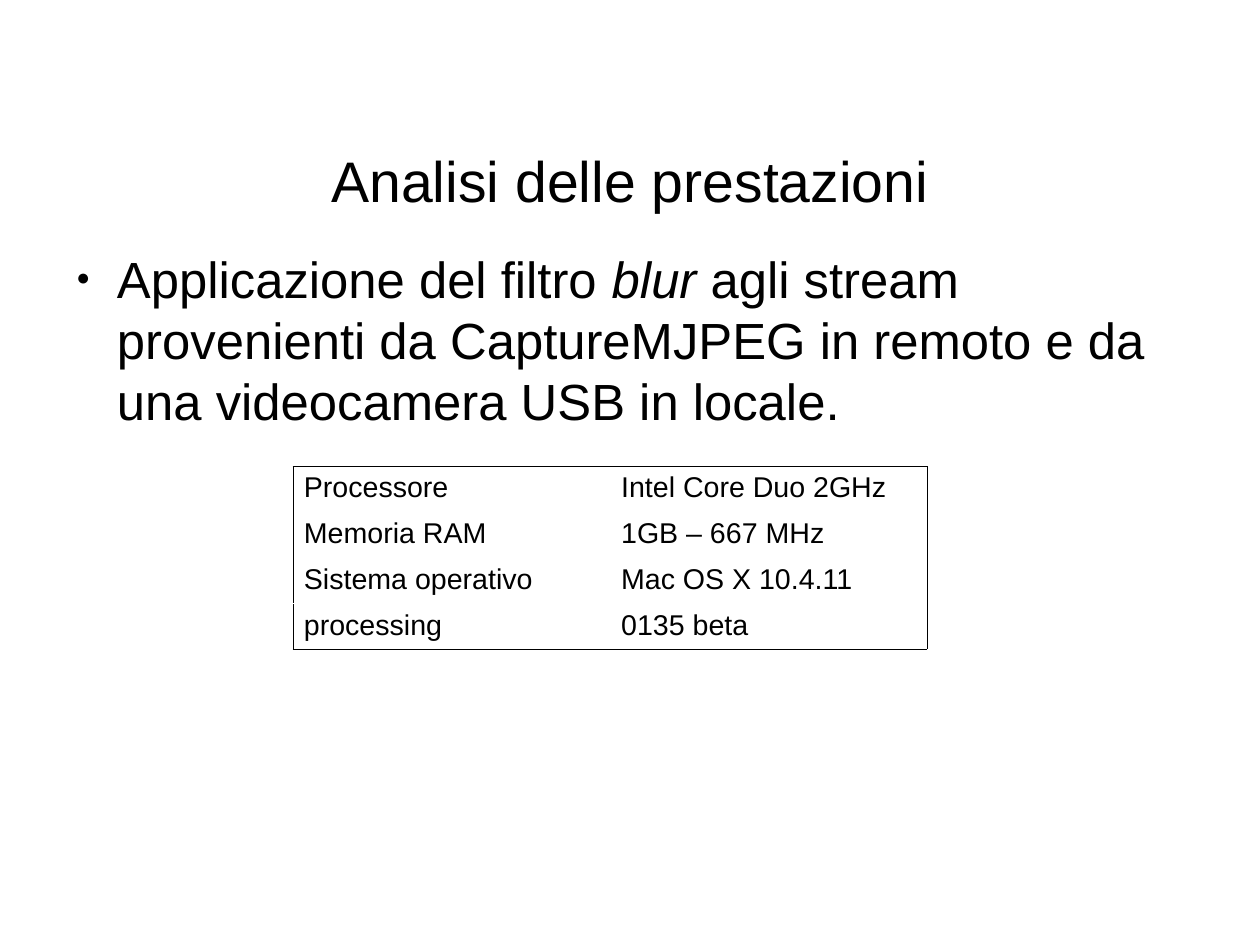
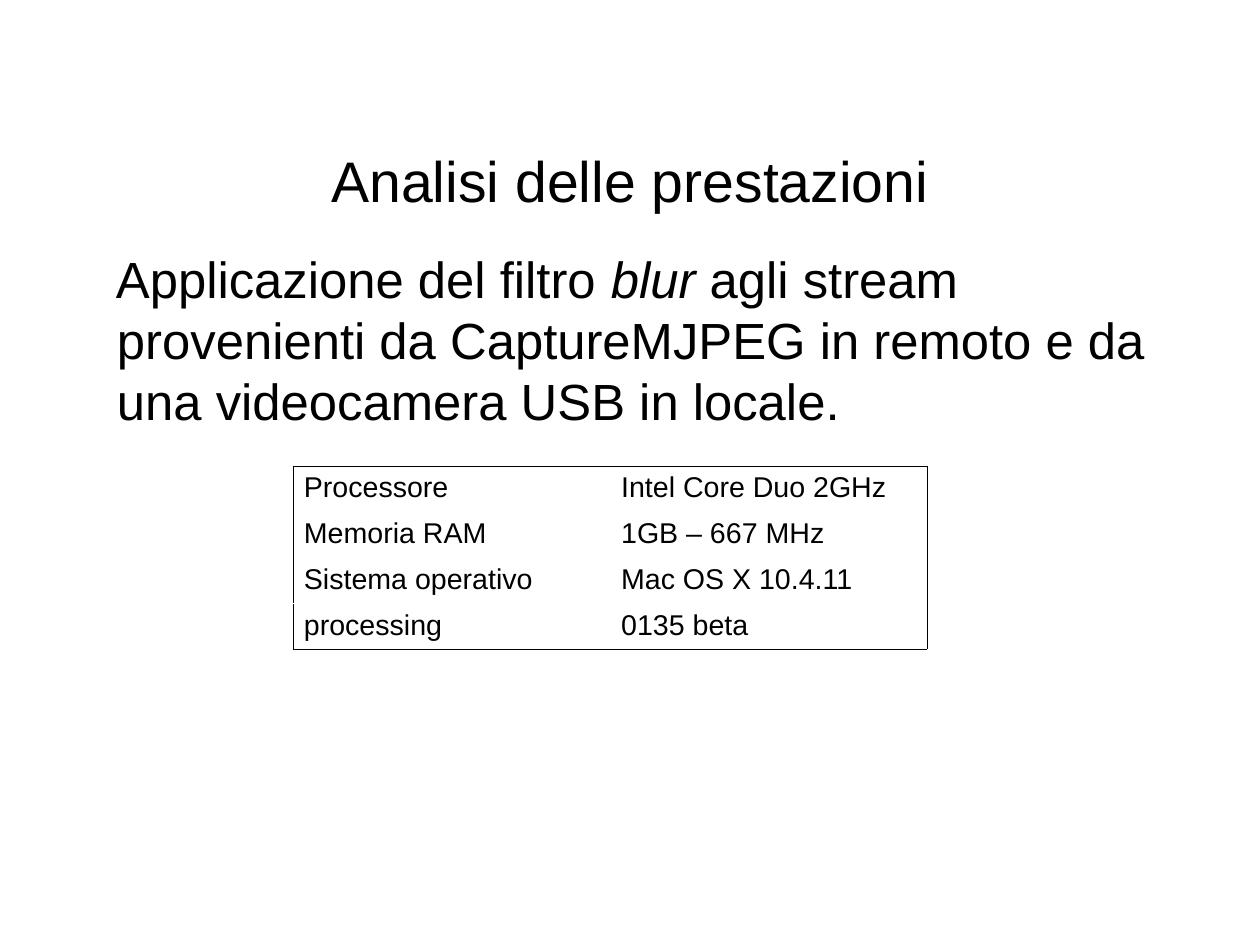
Before and after one commit to nolith/CaptureMJPEG, a slide deck: slide 15 of docs/presentazione.odp. Drawn at 1260x945 pixels with LibreOffice and Linux fonts; fonts in the diff are those of the drawing; background and template pictures are left out. Boxes give left, top, right and bottom in pixels: in the first picture for what was removed or moved away, otherwise in the second. Text is boxed around its words. In the diff, an @@ line names an element or a change of style, - is before the commit and + after.

```diff
--- a/docs/presentazione.odp
+++ b/docs/presentazione.odp
@@ text "Applicazione del filtro blur agli ..." at <box>116,261,1144,421</box>: bullet ● to none @@
```
Also in this commit, not shown: 1 other slide changed.
